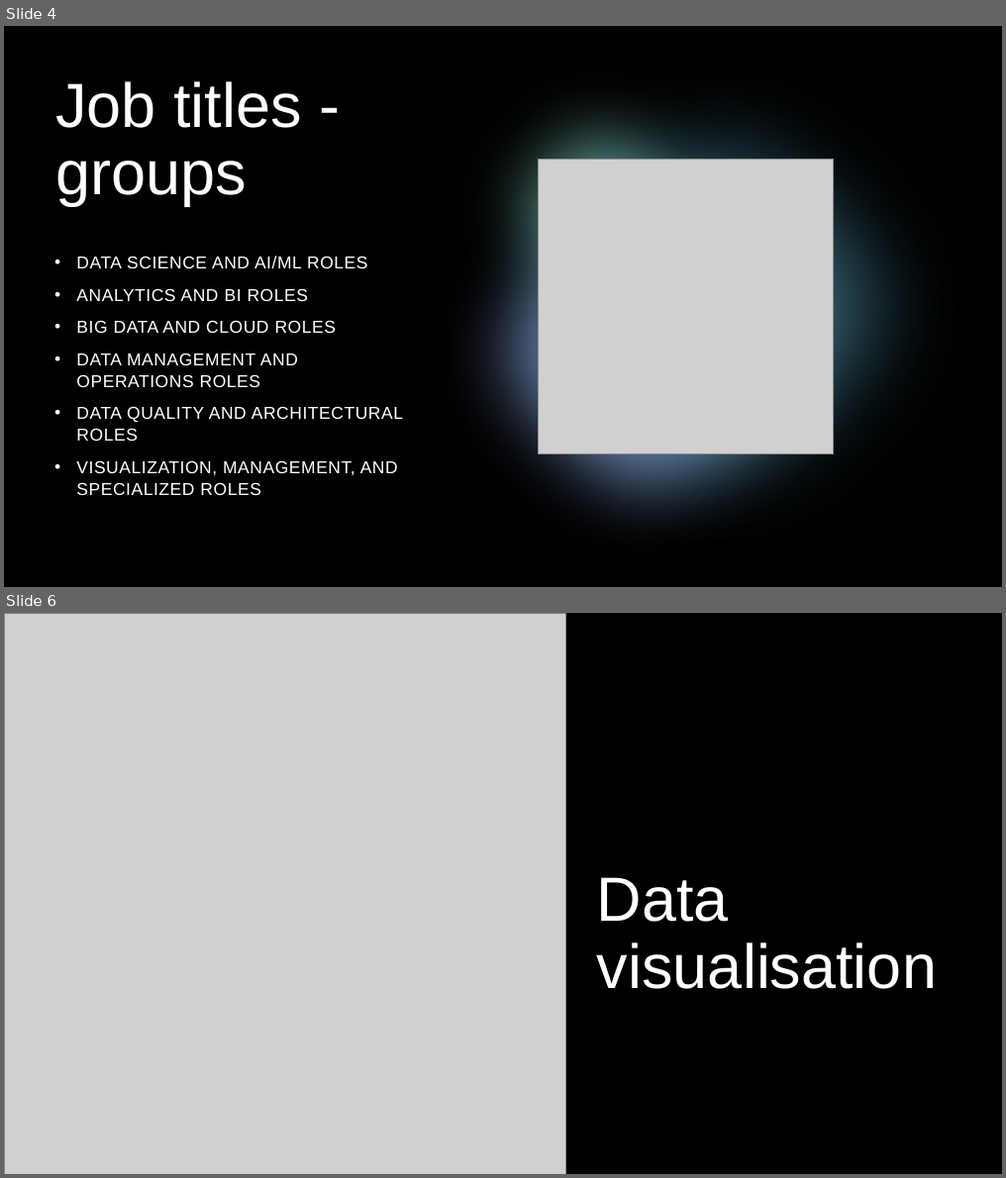
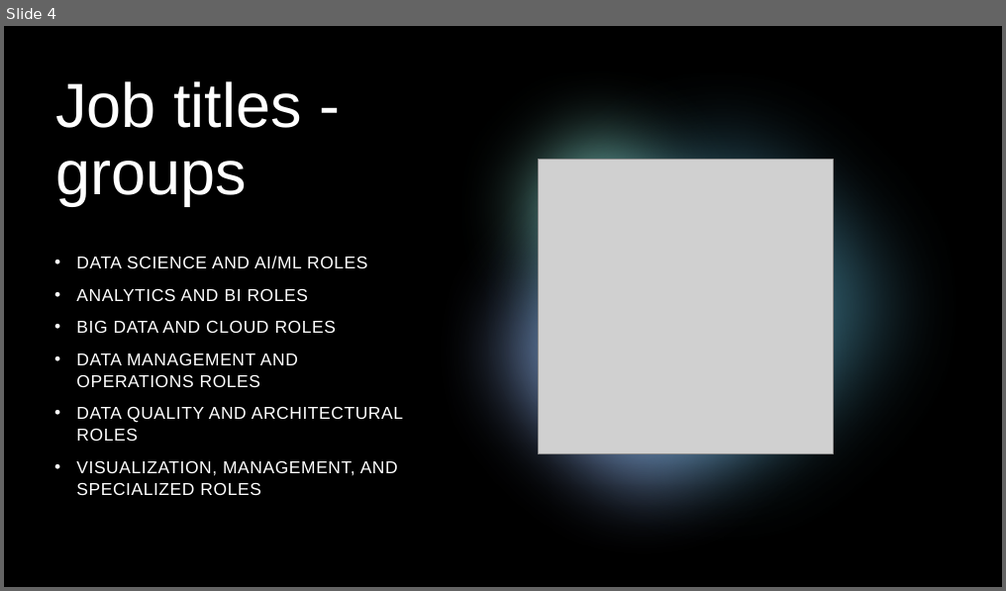
Before and after one commit to JakubMarciniak1/RProject, a slide deck: Prezentacja2.pptx. Shown one above the other, each under a label of ours: slides 4 and 6 before the commit, slide 4 after it; the slides between them are not shown. The pictures are 1006x1178 and 1006x591 pixels, drawn with LibreOffice and Linux fonts; fonts in the diff are those of the drawing; grey boxes stand for pictures. Boxes give left, top, right and bottom in pixels: in the first picture for what was removed or moved away, otherwise in the second. Text is boxed around its words. In the diff, an @@ line names an element or a change of style, - is before the commit and + after.

```diff
--- a/Prezentacja2.pptx
+++ b/Prezentacja2.pptx
@@ slide 6 removed at [4, 613, 1002, 1174], background #000000; not listed: 5 template elements that a slide beside it also shows @@
@@ rectangle removed at [4, 613, 1002, 1174] @@
@@ ellipse removed at [4, 613, 475, 1084] @@
@@ picture removed at [4, 613, 565, 1174] @@
@@ ellipse removed at [38, 613, 599, 1174] @@
@@ group removed at [4, 613, 1002, 1174]: 6 rectangles, 1 ellipse @@
@@ title removed at [597, 877, 937, 989] @@
-Data visualisation
```
Also in this commit, not shown: 5 slides added, 9 other slides removed.
